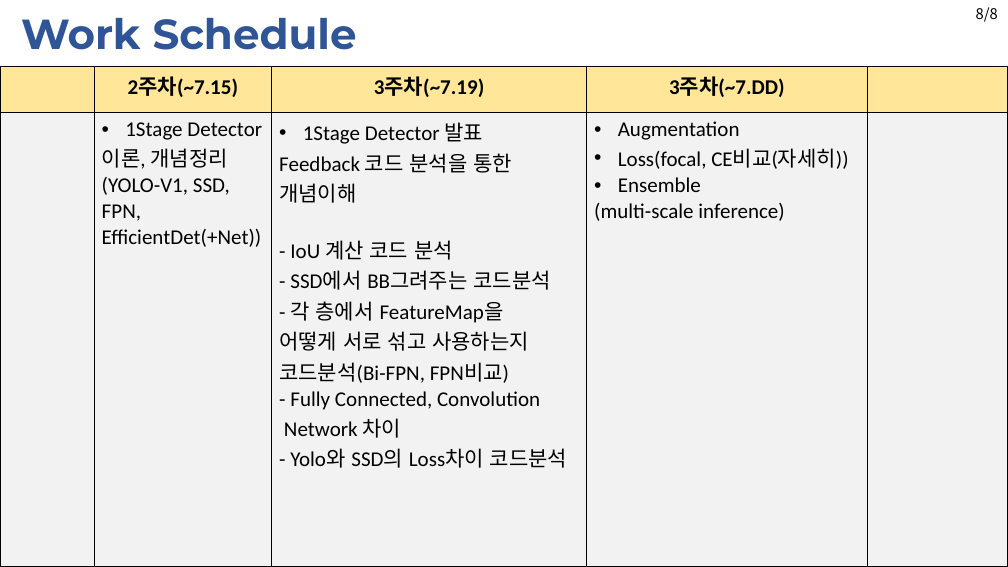
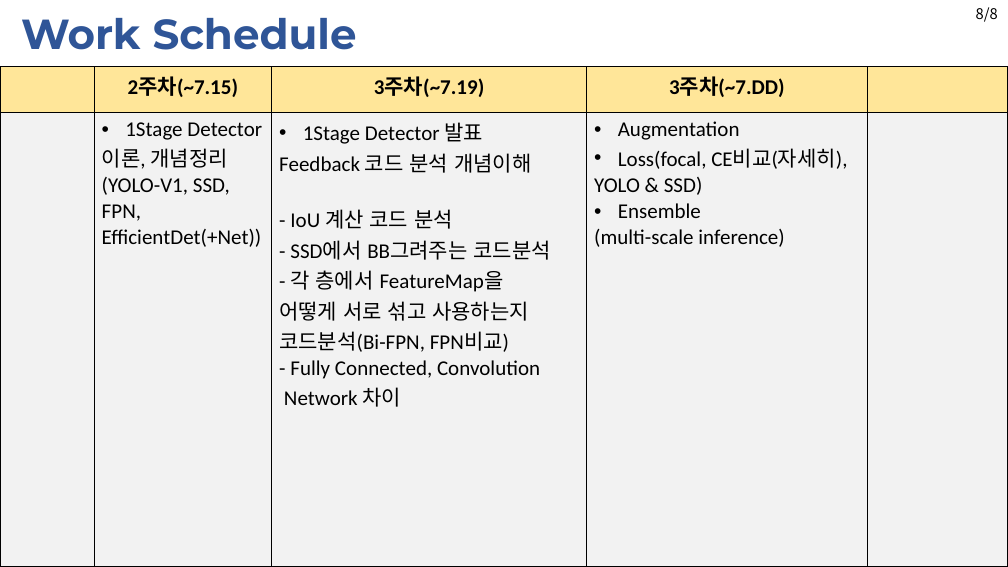
Before and after one commit to JaeHyung-Jung/Seminar_Deeplearning, a slide deck: slide 10 of 3rd_week/Seminar_3rd_week_feedback.pptx (slide 14 before the commit). Drawn at 1008x567 pixels with LibreOffice and Linux fonts; fonts in the diff are those of the drawing. Boxes give left, top, right and bottom in pixels: in the first picture for what was removed or moved away, otherwise in the second. Text is boxed around its words. In the diff, an @@ line names an element or a change of style, - is before the commit and + after.

```diff
--- a/3rd_week/Seminar_3rd_week_feedback.pptx
+++ b/3rd_week/Seminar_3rd_week_feedback.pptx
@@ table at <box>0,67,1008,566</box> @@
-row 2, column 3: 1Stage Detector 발표 / Feedback 코드 분석을 통한 / 개념이해 / - IoU 계산 코드 분석 / - SSD에서 BB그려주는 코드분석 / - 각 층에서 FeatureMap을 / 어떻게 서로 섞고 사용하는지 코드분석(Bi-FPN, FPN비교) / - Fully Connected, Convolution / Network 차이 / - Yolo와 SSD의 Loss차이 코드분석
+row 2, column 3: 1Stage Detector 발표 / Feedback 코드 분석 개념이해 / - IoU 계산 코드 분석 / - SSD에서 BB그려주는 코드분석 / - 각 층에서 FeatureMap을 / 어떻게 서로 섞고 사용하는지 코드분석(Bi-FPN, FPN비교) / - Fully Connected, Convolution / Network 차이
-row 2, column 4: Augmentation / Loss(focal, CE비교(자세히)) / Ensemble / (multi-scale inference)
+row 2, column 4: Augmentation / Loss(focal, CE비교(자세히), / YOLO & SSD) / Ensemble / (multi-scale inference)
```
Also in this commit, not shown: 7 other slides changed, 4 slides removed.
